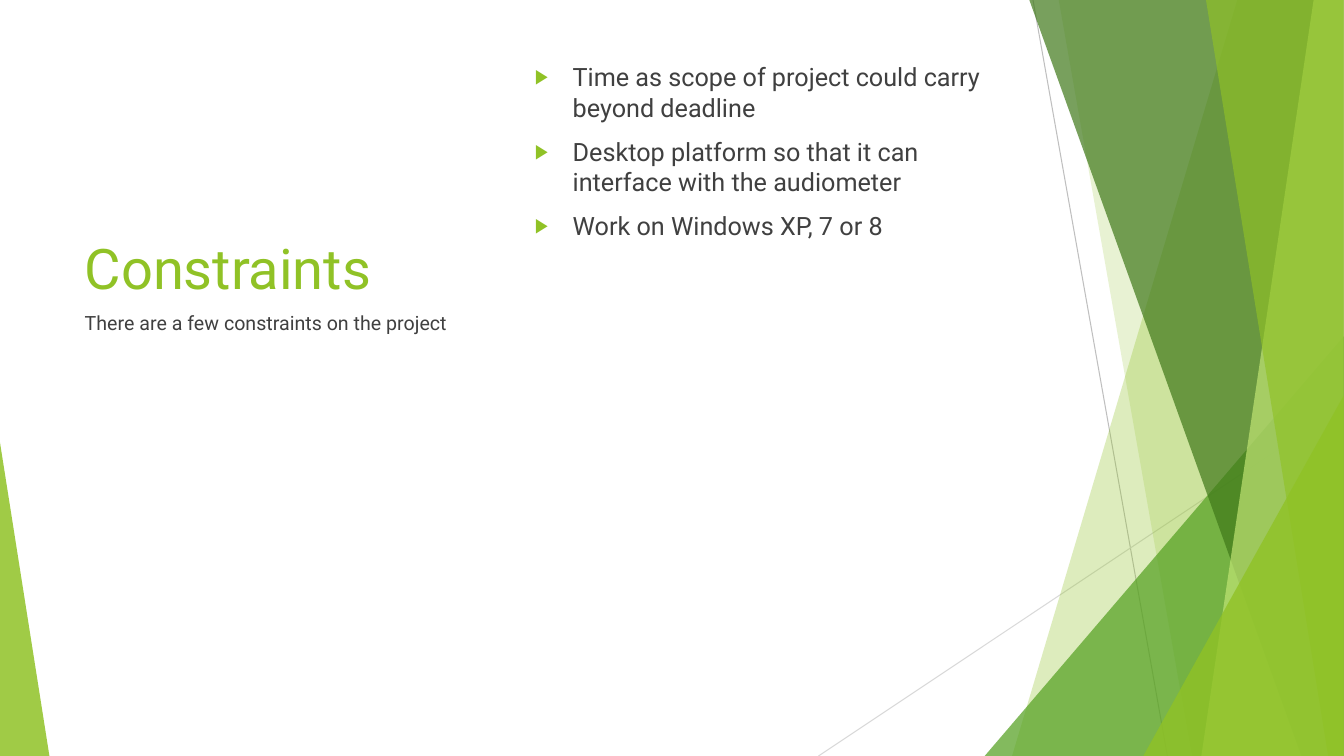
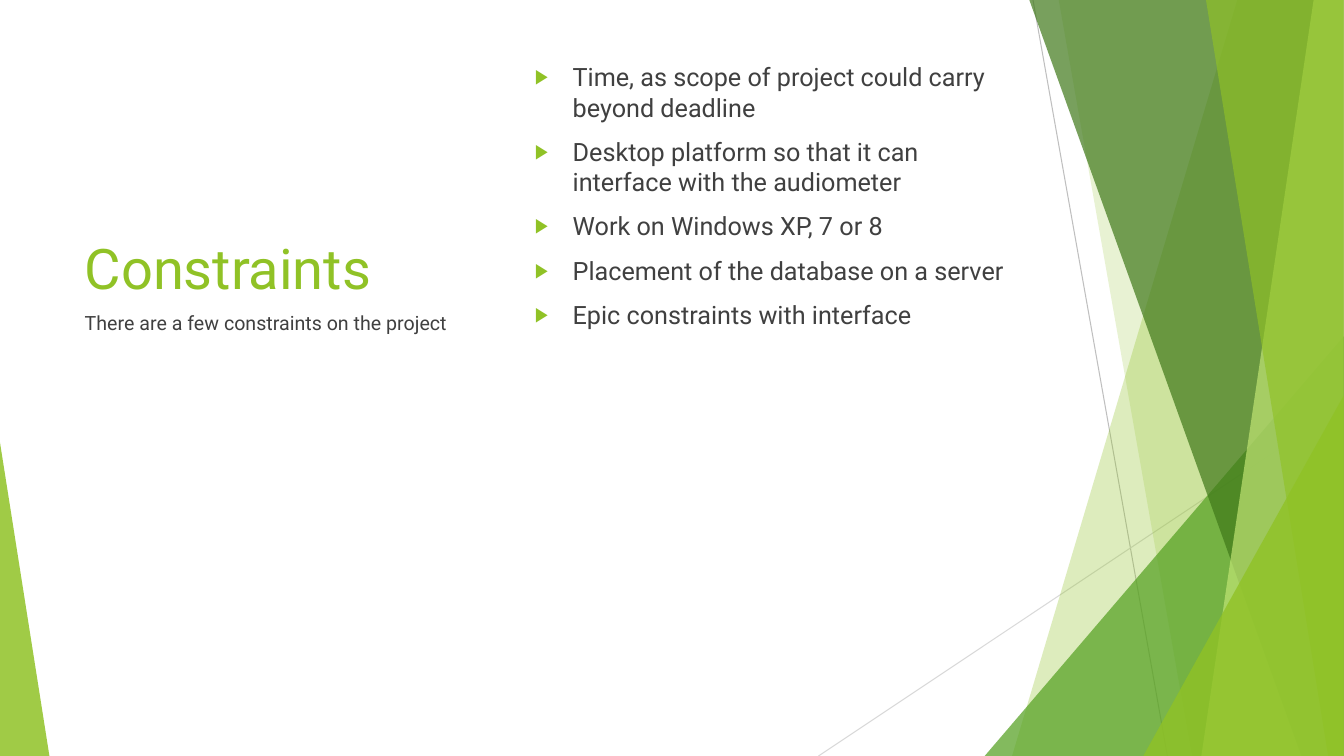
Before and after one commit to djklup/Capstone, a slide deck: slide 4 of TestBuilders.pptx. Drawn at 1344x756 pixels with LibreOffice and Linux fonts; fonts in the diff are those of the drawing. Boxes give left, top, right and bottom in pixels: in the first picture for what was removed or moved away, otherwise in the second. Text is boxed around its words. In the diff, an @@ line names an element or a change of style, - is before the commit and + after.

```diff
--- a/TestBuilders.pptx
+++ b/TestBuilders.pptx
@@ text at bbox=[573, 67, 985, 123]: text changed @@
-▶ Time as scope of project could carry beyond deadline
+▶ Time, as scope of project could carry beyond deadline
@@ text at bbox=[573, 261, 1003, 329]: paragraphs added @@
+▶ Placement of the database on a server
+▶ Epic constraints with interface
```
Also in this commit, not shown: 3 other slides changed, 2 slides added, 1 other file.
